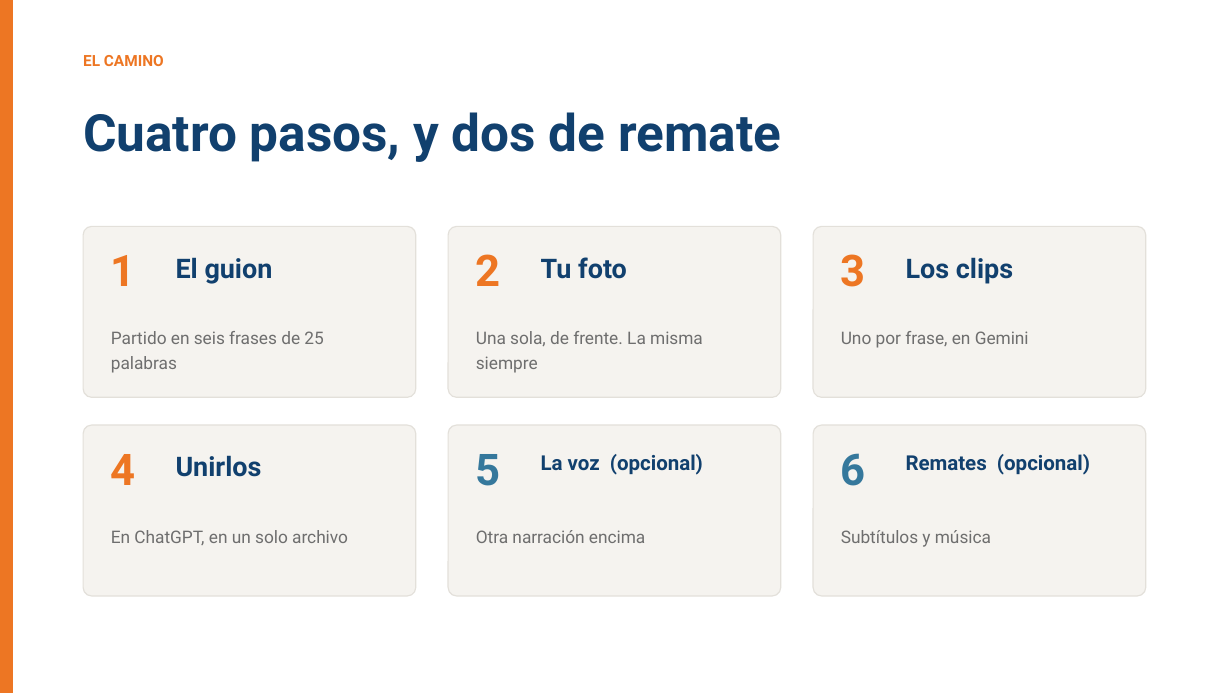
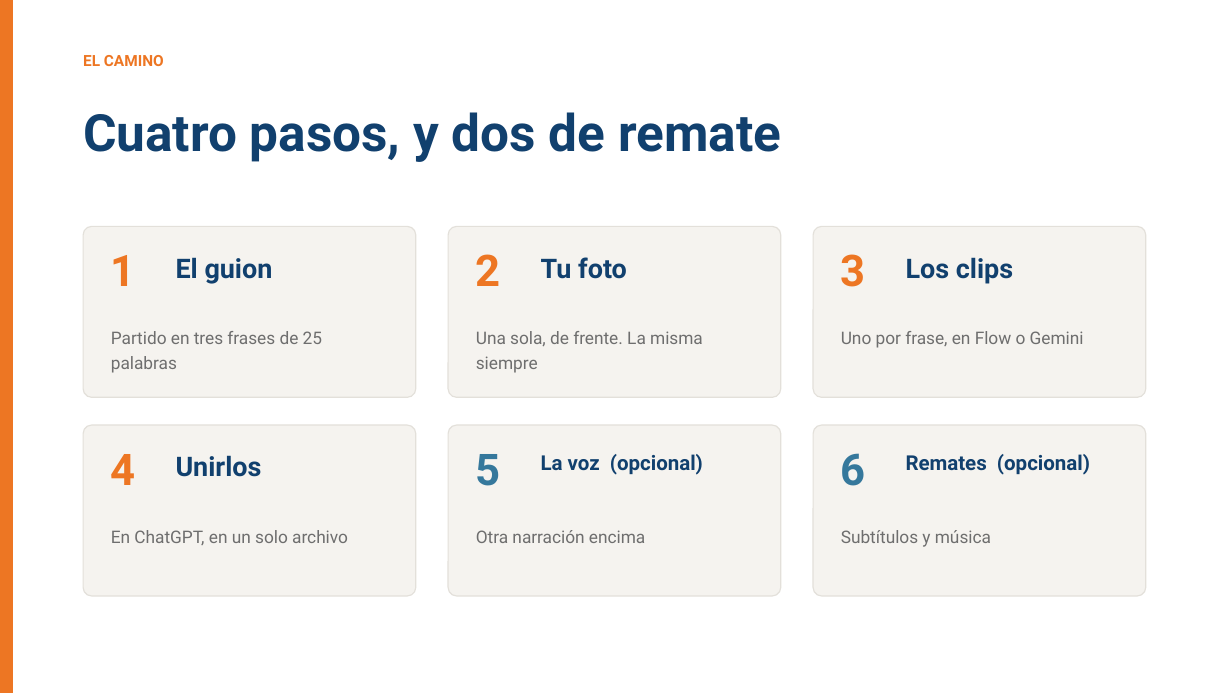
Before and after one commit to BioAITeamLearning/IntroInfo_2026_02_Ucaldas, a slide deck: slide 3 of _static/sesion06/S06_audio_imagen_video.pptx. Drawn at 1232x693 pixels with LibreOffice and Linux fonts; fonts in the diff are those of the drawing. Boxes give left, top, right and bottom in pixels: in the first picture for what was removed or moved away, otherwise in the second. Text is boxed around its words. In the diff, an @@ line names an element or a change of style, - is before the commit and + after.

```diff
--- a/_static/sesion06/S06_audio_imagen_video.pptx
+++ b/_static/sesion06/S06_audio_imagen_video.pptx
@@ text at box(111, 331, 322, 373): text changed @@
-Partido en seis frases de 25 palabras
+Partido en tres frases de 25 palabras
@@ text at box(841, 331, 1084, 348): text changed @@
-Uno por frase, en Gemini
+Uno por frase, en Flow o Gemini
```
Also in this commit, not shown: 11 other slides changed, 2 other files.
